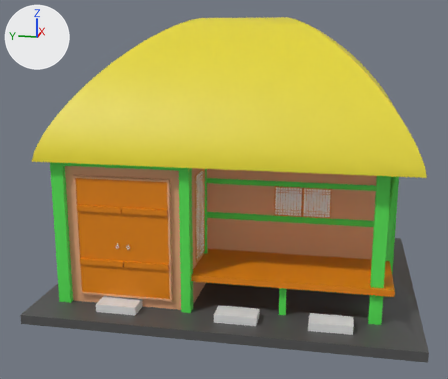
An edit to the Blender file KoreaOldHouse01.blend, drawn before and after from the same camera.
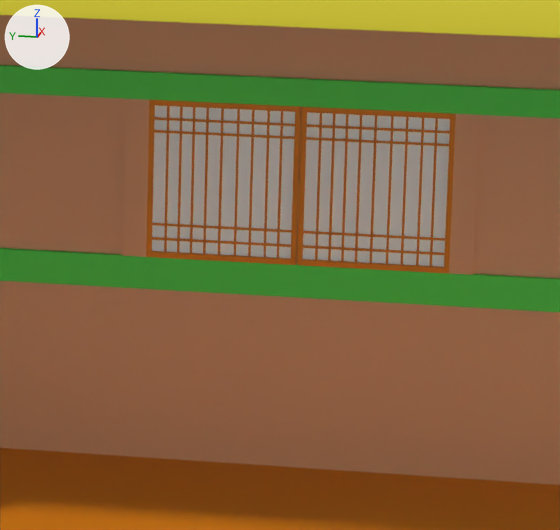
Old and new are each drawn whole from a 50 mm lens placed at (-44.2, -4.8, 17.8), pointed at (-1.3, 3.7, 7.1) and again close up on the part from 55% to 78% of the width and 44% to 70% of the height. Every picture has the same lights, and +X, +Y and +Z are marked at upper left.

Names of what the first close-up shows: 'House'.
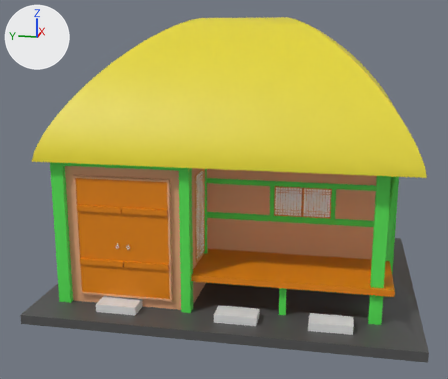
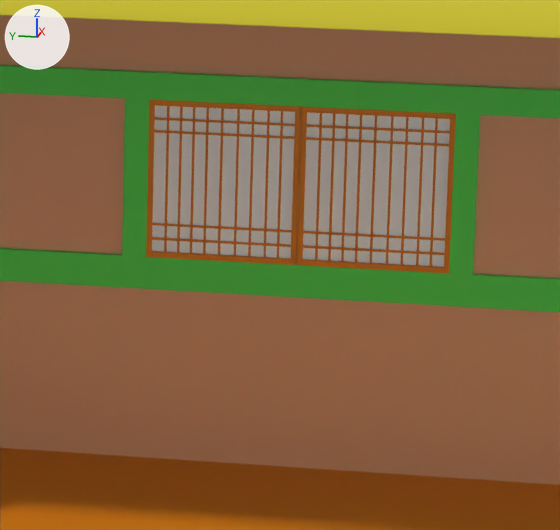
Diff of the bpy script that builds the scene:
```diff
--- a/KoreaOldHouse01.blend.py
+++ b/KoreaOldHouse01.blend.py
@@ me_cube @@
 me_cube.from_pydata(...)  # 604 vertices, 520 faces, 15 loose edges; spans x -10.8..10.0, y -9.9..15.1, z 0.0..19.1
 # used by ob_house; location = (0.0, 0.0, 0.0)
+# me_cube part 1: the 1 face centred in x -2.8, y -4.1, z 6.8 switches from mat_base (beige #e7a97e) to mat_pool (green #58e756)
+# me_cube part 2: the 1 face centred in x -2.8, y 0.0, z 6.8 switches from mat_base (beige #e7a97e) to mat_pool (green #58e756)
 me_cube.materials.append(mat_base)
```

Pixel boxes (x1, y1, x2, y2) of what changed, in the close-ups (560 x 530 px):
part 1 of me_cube, recoloured: (449, 114, 480, 275) in both
part 2 of me_cube, recoloured: (122, 99, 149, 257) in both
